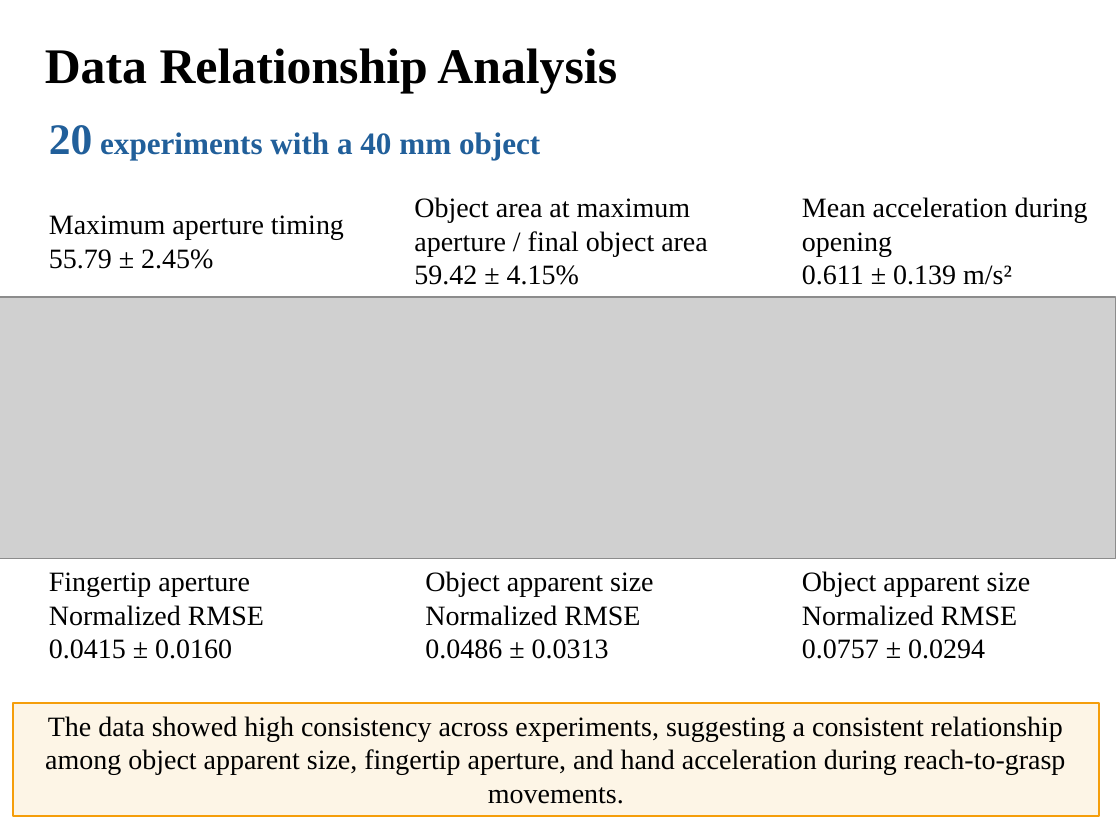
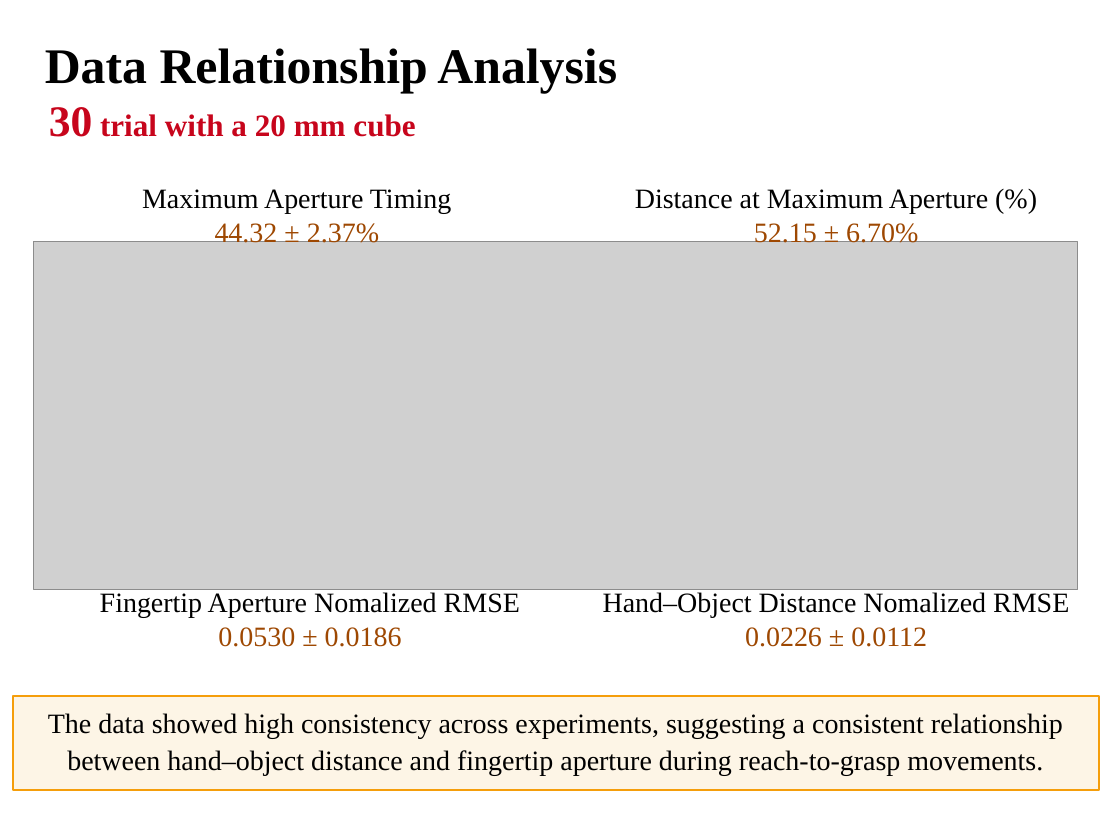
Before and after one commit to DiXiQing/Multimodal_Imitation_Learning, a slide deck: slide 7 of Zemi/2026-10-28-Di.pptx (slide 9 before the commit). Drawn at 1120x840 pixels with LibreOffice and Linux fonts; fonts in the diff are those of the drawing; grey boxes stand for pictures. Boxes give left, top, right and bottom in pixels: in the first picture for what was removed or moved away, otherwise in the second. Text is boxed around its words. In the diff, an @@ line names an element or a change of style, - is before the commit and + after.

```diff
--- a/Zemi/2026-10-28-Di.pptx
+++ b/Zemi/2026-10-28-Di.pptx
@@ text at bbox=[49, 107, 415, 137]: text changed; text colour #215F9A to #C7051C @@
-20 experiments with a 40 mm object
+30 trial with a 20 mm cube
@@ text at bbox=[142, 189, 451, 247]: text changed @@
-Maximum aperture timing
-55.79 ± 2.45%
+Maximum Aperture Timing
+44.32 ± 2.37%
@@ text removed at bbox=[414, 197, 708, 285] @@
-Object area at maximum aperture / final object area
-59.42 ± 4.15%
@@ text added at bbox=[635, 189, 988, 247], 18 pt, text #000000 @@
+Distance at Maximum Aperture (%)
+52.15 ± 6.70%
@@ text removed at bbox=[802, 197, 1088, 285] @@
-Mean acceleration during opening
-0.611 ± 0.139 m/s²
@@ picture: place and size @@
-picture at bbox=[0, 297, 1116, 558]
+picture at bbox=[34, 242, 1077, 590]
@@ text at bbox=[100, 592, 520, 647]: text changed @@
-Fingertip aperture Normalized RMSE
-0.0415 ± 0.0160
+Fingertip Aperture Nomalized RMSE
+0.0530 ± 0.0186
@@ text at bbox=[603, 592, 1069, 647]: text changed @@
-Object apparent size
-Normalized RMSE
-0.0486 ± 0.0313
+Hand–Object Distance Nomalized RMSE
+0.0226 ± 0.0112
@@ text removed at bbox=[802, 571, 1030, 659] @@
-Object apparent size Normalized RMSE
-0.0757 ± 0.0294
@@ rectangle "The data showed high consistency ...": place and size @@
-rectangle "The data showed high consistency ..." at bbox=[12, 703, 1099, 816]
+rectangle "The data showed high consistency ..." at bbox=[12, 697, 1099, 791]
@@ text in rectangle at bbox=[48, 713, 1063, 775]: text changed @@
-The data showed high consistency across experiments, suggesting a consistent relationship among object apparent size, fingertip aperture, and hand acceleration during reach-to-grasp movements.
+The data showed high consistency across experiments, suggesting a consistent relationship between hand–object distance and fingertip aperture during reach-to-grasp movements.
```
Also in this commit, not shown: 3 other slides changed, 9 slides added, 12 slides removed, 49 other files.
